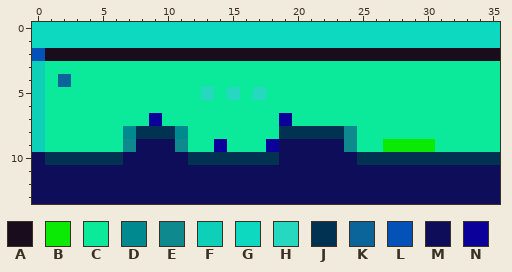
A pixel-art sprite gets an edit: res/lvls/3.png. The picture above was drawn from the file before the commit.
The file is 36x14 pixels. Colours within 5 levels of each other are drawn and written as one.
Palette (. is transparent): A #190d1d  B #0bea04  C #0bea9a  D #00898e  E #0e898e  F #0ed0b8  G #0dd8c0  H #27d8c0  J #013251  K #0b649a  L #0451b8  M #0d0d5a  N #0b009a
Pixels before, first column x 0:
 0 GGGGGGGGGGGGGGGGGGGGGGGGGGGGGGGGGGGG
 1 GGGGGGGGGGGGGGGGGGGGGGGGGGGGGGGGGGGG
 2 LAAAAAAAAAAAAAAAAAAAAAAAAAAAAAAAAAAA
 3 FCCCCCCCCCCCCCCCCCCCCCCCCCCCCCCCCCCC
 4 FCKCCCCCCCCCCCCCCCCCCCCCCCCCCCCCCCCC
 5 FCCCCCCCCCCCCHCHCHCCCCCCCCCCCCCCCCCC
 6 FCCCCCCCCCCCCCCCCCCCCCCCCCCCCCCCCCCC
 7 FCCCCCCCCNCCCCCCCCCNCCCCCCCCCCCCCCCC
 8 FCCCCCCDJJJDCCCCCCCJJJJJECCCCCCCCCCC
 9 FCCCCCCEMMMECCNCCCNMMMMMECCBBBBCCCCC
10 MJJJJJJMMMMMJJJJJJJMMMMMMJJJJJJJJJJJ
11 MMMMMMMMMMMMMMMMMMMMMMMMMMMMMMMMMMMM
12 MMMMMMMMMMMMMMMMMMMMMMMMMMMMMMMMMMMM
13 MMMMMMMMMMMMMMMMMMMMMMMMMMMMMMMMMMMM
New version:
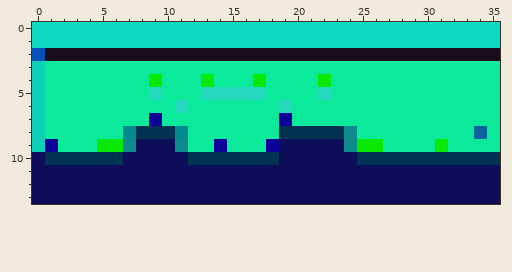
The exact change:
Changed rows in their new state; - is an unchanged pixel.
first column x 1:
 4 -C------B---B---B----B------------
 5 --------H----H-H-----H------------
 6 ----------H-------H---------------
 8 ---------------------------------K
 9 N---BB------------------BBCCCCB---
Pixel boxes of the changes (left, top, right, bottom) in both pictures:
changed: (45, 74, 331, 152)
changed: (357, 126, 487, 152)
